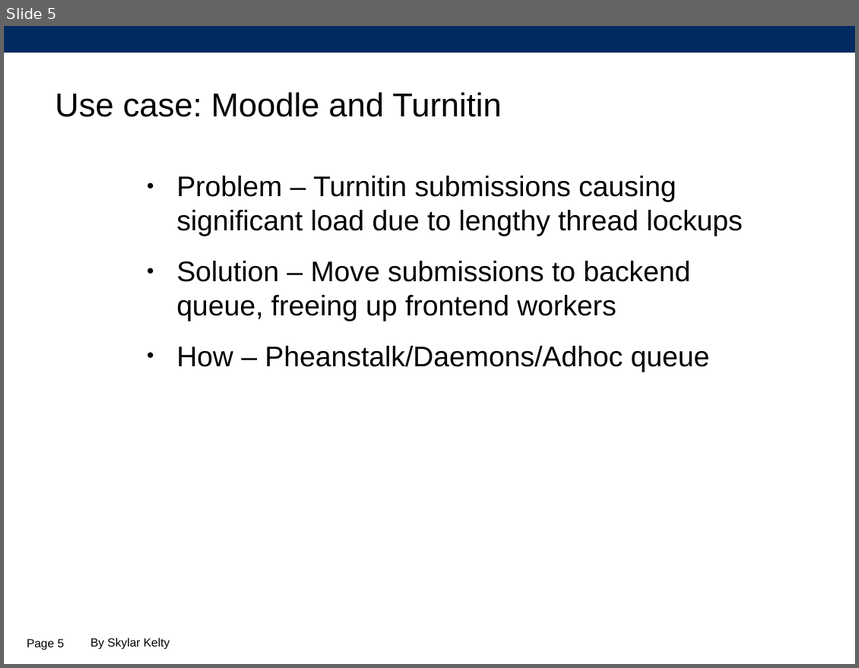
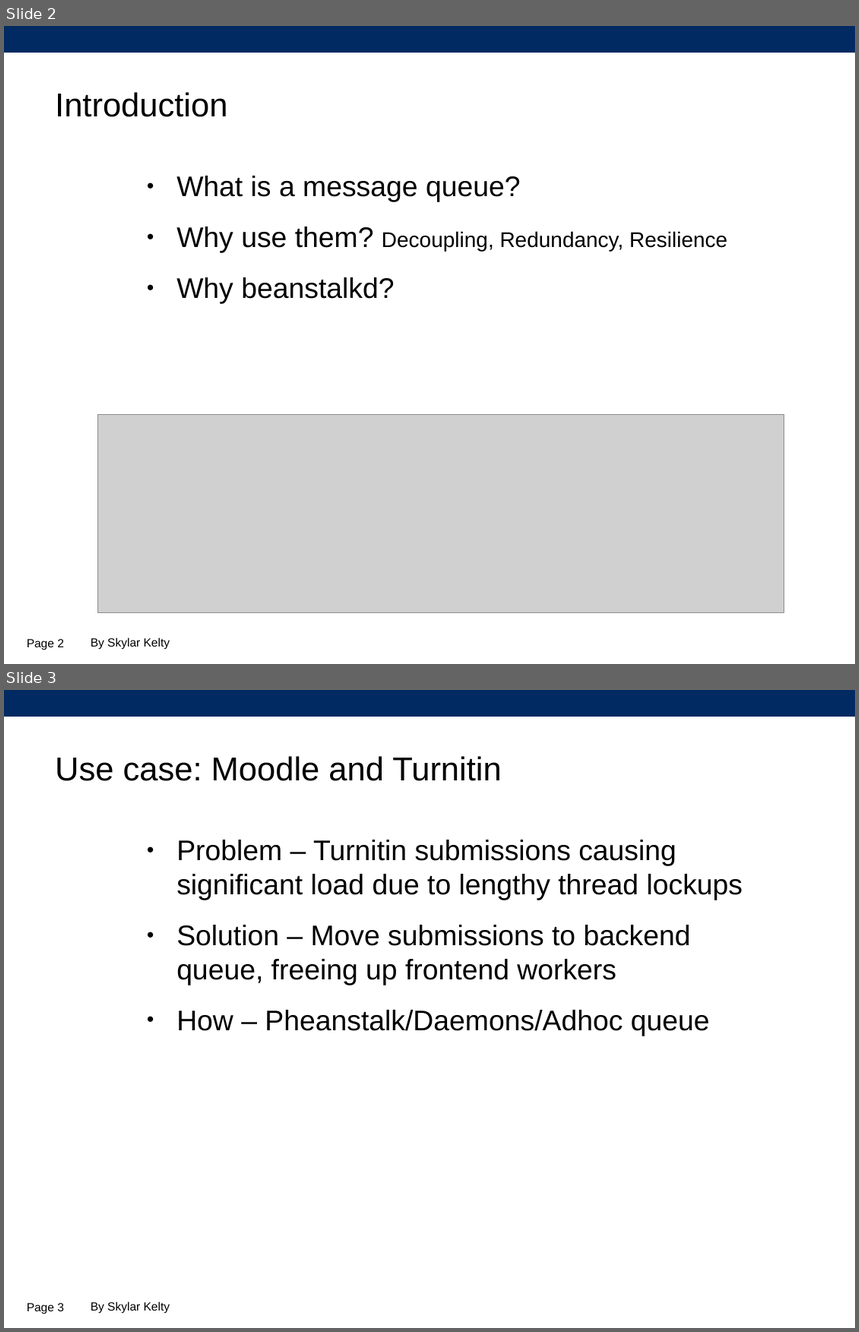
Before and after one commit to SkylarKelty/pheanstalkd-demo, a slide deck: presentation/beanstalkd.odp. Shown one above the other, each under a label of ours: slide 5 before the commit, slides 2 and 3 after it. The pictures are 859x668 and 859x1332 pixels, drawn with LibreOffice and Linux fonts; fonts in the diff are those of the drawing; grey boxes stand for pictures; background and template pictures are left out. Boxes give left, top, right and bottom in pixels: in the first picture for what was removed or moved away, otherwise in the second. Text is boxed around its words. In the diff, an @@ line names an element or a change of style, - is before the commit and + after.

```diff
--- a/presentation/beanstalkd.odp
+++ b/presentation/beanstalkd.odp
@@ slide 2 added at <box>4,26,855,664</box>, background #FFFFFF; not listed: 1 template element that a slide beside it also shows @@
@@ title added at <box>55,92,227,117</box>, 28 pt, text #000000 @@
+Introduction
@@ text added at <box>177,176,728,304</box>, 24 pt, text #000000 @@
+● What is a message queue?
+● Why use them? Decoupling, Redundancy, Resilience
+● Why beanstalkd?
@@ picture added at <box>97,415,784,613</box> @@
@@ page number added at <box>27,639,64,650</box>, 10 pt, text #000000 @@
+Page 2
@@ text added at <box>91,638,170,650</box>, 10 pt, text #000000 @@
+By Skylar Kelty
@@ what was slide 5 is now slide 3 @@
@@ page number at <box>27,1303,64,1314</box>: text changed @@
-Page 5
+Page 3
```
Also in this commit, not shown: 3 slides removed.
